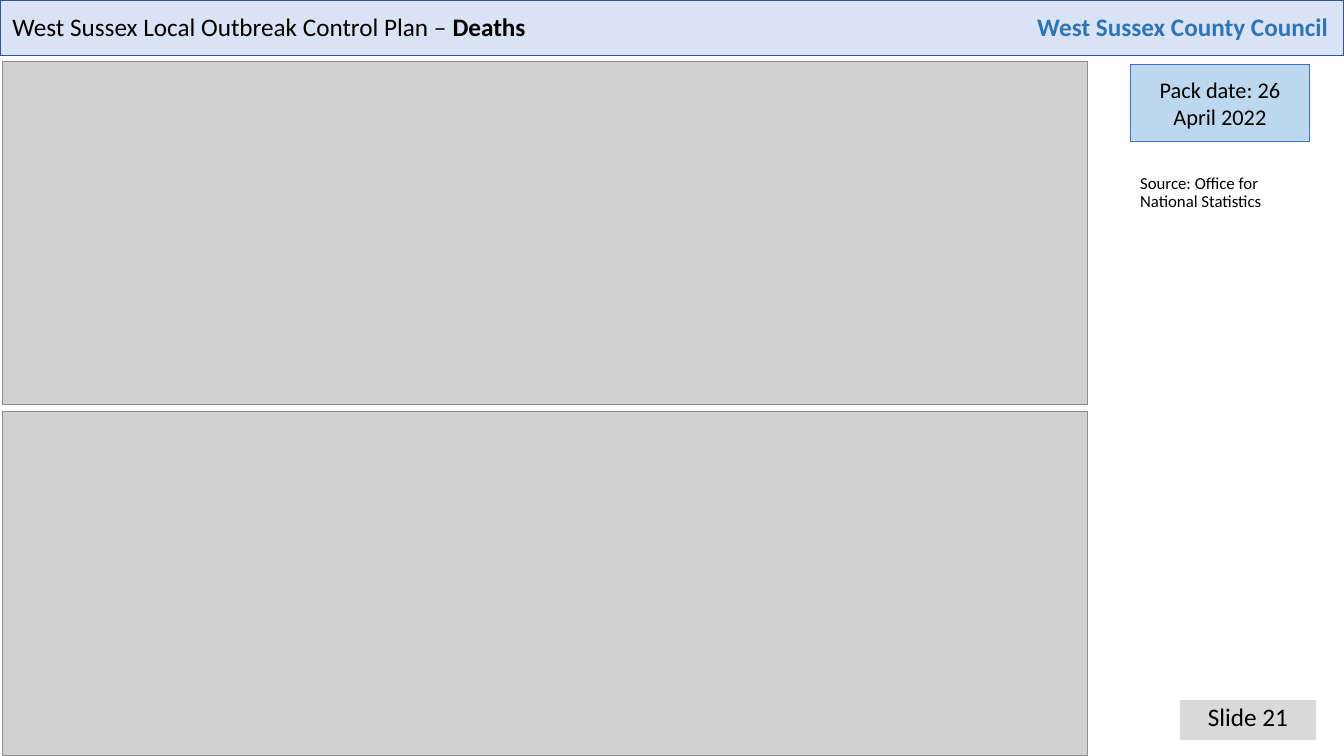
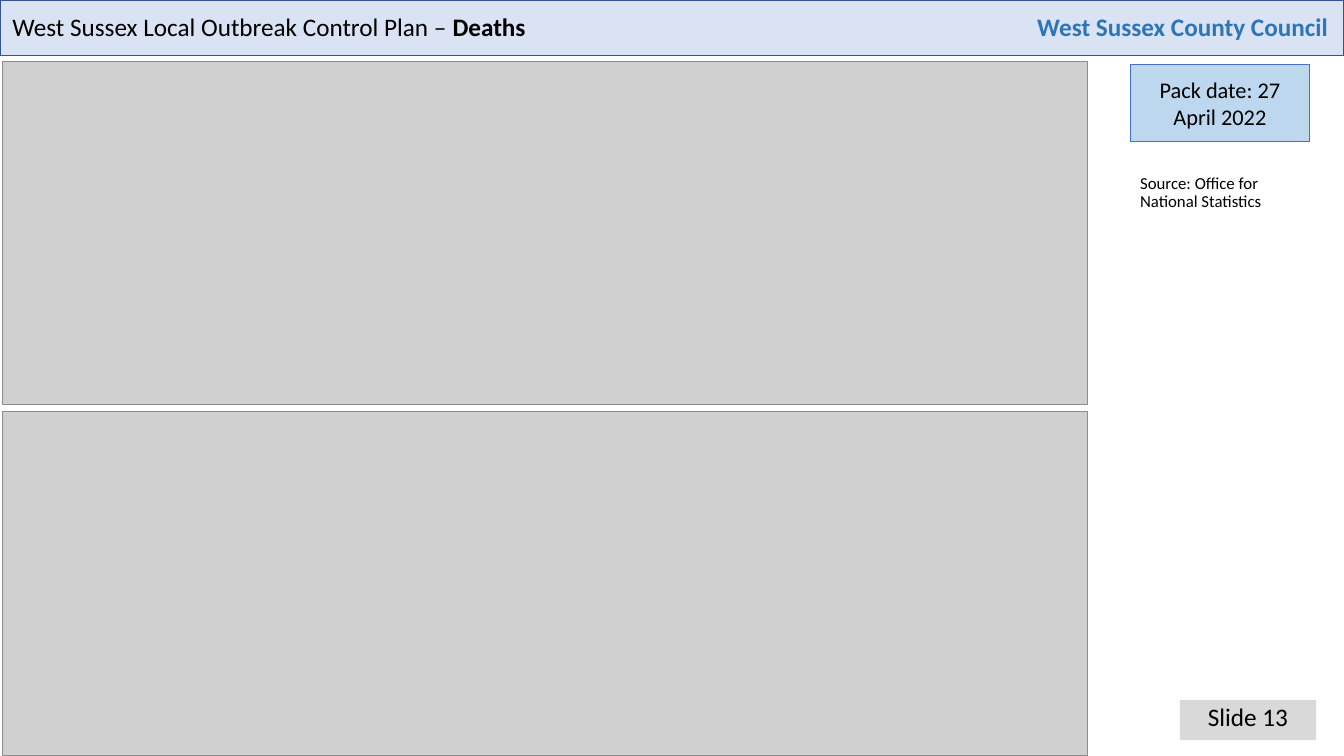
Before and after one commit to psychty/wsx_covid_datapack_public, a slide deck: slide 13 of Latest_West_Sussex_C19_slide_deck.pptx (slide 21 before the commit). Drawn at 1344x756 pixels with LibreOffice and Linux fonts; fonts in the diff are those of the drawing; grey boxes stand for pictures. Boxes give left, top, right and bottom in pixels: in the first picture for what was removed or moved away, otherwise in the second. Text is boxed around its words. In the diff, an @@ line names an element or a change of style, - is before the commit and + after.

```diff
--- a/Latest_West_Sussex_C19_slide_deck.pptx
+++ b/Latest_West_Sussex_C19_slide_deck.pptx
@@ text in rectangle at <box>1160,82,1281,129</box>: text changed @@
-Pack date: 26 April 2022
+Pack date: 27 April 2022
@@ text at <box>1208,708,1288,726</box>: text changed @@
-Slide 21
+Slide 13
```
Also in this commit, not shown: 16 other slides changed, 5 slides removed, 49 other files.
